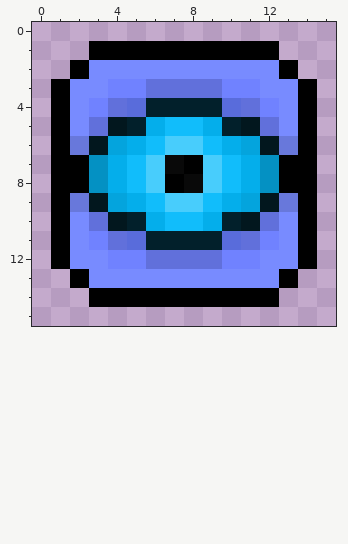
Two versions of one pixel-art sprite, src/main/resources/buffs/soulofsoulsoverchargebuff.png. Above is the file before it was changed.
The file is 32x32 pixels, drawn in blocks of 2x2; one block is one cell here. Colours within 5 levels of each other are drawn and written as one.
Once edited:
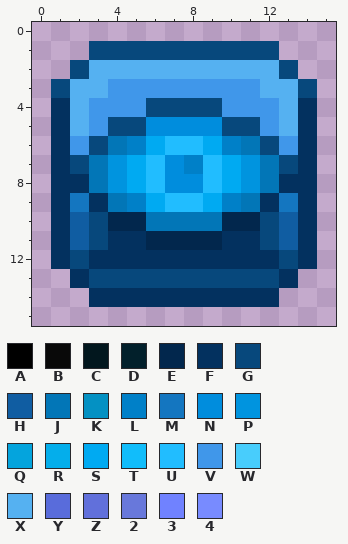
Palette (. is transparent): A #000000  B #090909  C #02171e  D #02202b  E #02274d  F #03315f  G #07487c  H #105da2  J #0276b7  K #0491c3  L #0080c8  M #1476c0  N #008ddd  P #0094df  Q #04a4dd  R #04aeeb  S #00aaf2  T #11bdfb  U #21bdff  V #4097ea  W #48cdfc  X #55b1f1  Y #596cdb  Z #6170db  2 #6878db  3 #7082ff  4 #788bff
Difference:
Changed rows in their new state; - is an unchanged pixel.
first column x 1:
 1 --GGGGGGGGGG--
 2 -GXXXXXXXXXXG-
 3 GXXVVVVVVVVXXG
 4 FXVVVGGGGVVVXF
 5 FXVGGNNNNGGVXF
 6 FVGJLSUUSLJGVF
 7 FGJPSUNLUSPJGF
 8 FFJPSUNNUSPJFF
 9 FMFJLSUUSLJFMF
10 FHGEEJJJJEEGHF
11 FHGFFEEEEFFGHF
12 FGFFFFFFFFFFGF
13 -FGGGGGGGGGGF-
14 --FFFFFFFFFF--
Where, in picture pixels (left, top, right, bottom), the same in both pictures:
changed: (51, 41, 317, 307)
